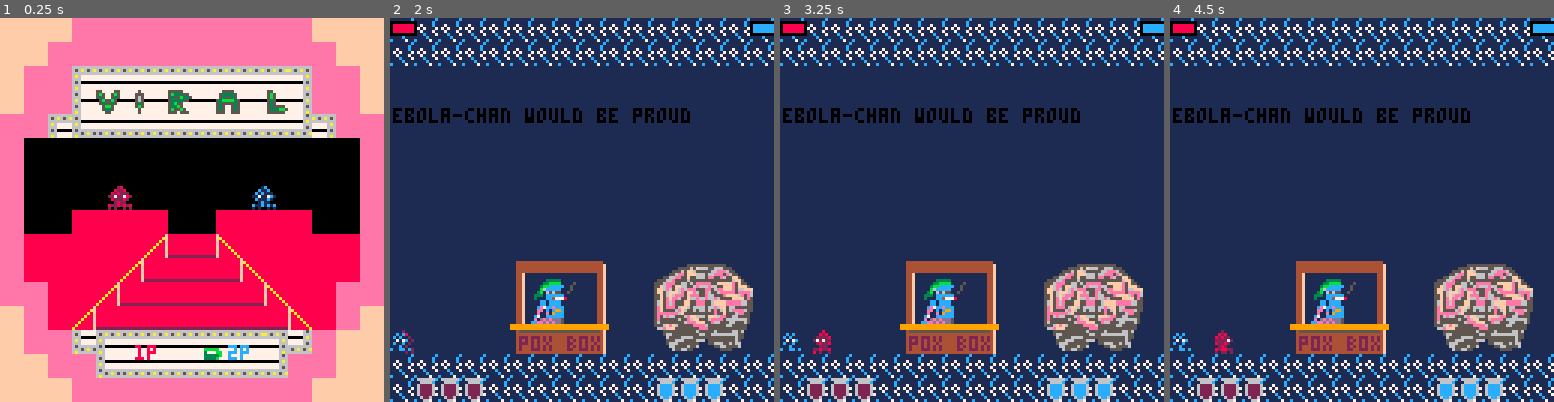
Above: before the commit, frames 1-4 (left to right).
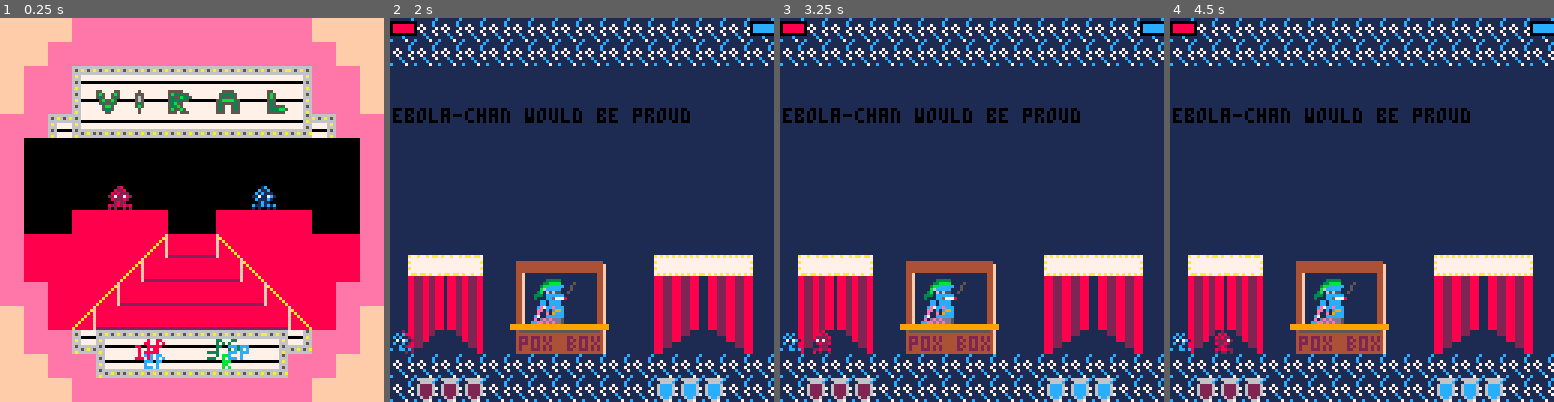
Above: after the commit, the same moments.

Repository: Von-dy/Game_Design_Final_Project
Game: PICO-8 cartridge boxes.p8
The game is run twice, just before and just after one commit, with the same random seed, the same clock (stepped at 60 frames per second) and the same inputs.
Inputs:
- Up to frame 1 (0.25 s): no input
- Up to frame 2 (2 s): tap X (X key) at 0.33, 1.07, 1.85 s; tap O (Z key) at 0.7, 1.7 s; hold Right from 1.6 s (still down)
- Up to frame 3 (3.25 s): release Right at 2.1 s; tap O (Z key) at 2.1, 2.5, 2.9 s; hold Up 2.15-2.42 s; hold Right 2.47-3.03 s; tap X (X key) at 2.97 s; hold Left from 3.08 s (still down)
- Up to frame 4 (4.5 s): tap O (Z key) at 3.3, 3.7, 4.1 s; release Left at 3.58 s; hold Down 3.63-3.97 s; hold Right from 4.02 s (still down); tap X (X key) at 4.08 s

The runs differ from the first frame. In frame 1, 0.8% of the frame differs, in the area x 37-94%, y 81-92%; in frame 2, 11%; in frame 3, 11%; in frame 4, 11%, in the area x 4-95%, y 61-88%.

Commit message:
added doors

Diff:
--- a/boxes.p8
+++ b/boxes.p8
@@ -296,7 +296,8 @@
  },
  { -- overworld
   {40, 79, 72, 111}, -- pox_box
-  {88, 79, 120, 111} -- next_boss
+  {88, 79, 120, 111}, -- next_boss
+  {6, 79, 30, 111}
  }
 }
 ------------------------------
@@ -320,7 +321,7 @@
  {132,241,241}, --stomach
  {136,138,224}, --lungs
  {140}, --brain
- {204, 140} --overworld
+ {204, 12, 12} --overworld
 }
 
 boss_anim_size_vecs={
@@ -328,7 +329,7 @@
  {v(32,32), v(8,8), v(8,8)},
  {v(16, 32), v(16, 32), v(8, 8)},
  {v(32, 32)},
- {v(32,32), v(32,32)}
+ {v(32,32), v(32,32), v(32,32)}
 }
 
 -----------------------------
@@ -2067,165 +2068,165 @@
 0000000000000000000000000000000000000000000000000000000000000000000000000000000000000000000000000000000000000000000000000000000001010100010100001010000010010001010100000101000000000101000000000101101000100100000000000000000001010101010100000000000000000000
 0000000000000000000000000000000000000000000000000000000000000000000000000000000000000000000000000000000000000000000000000000000000000000000000000000000000000000000000000000000000000000000000000000000000000000000000000000000000000000000000000000000000000000
 __map__
-292929292929292929292929292929297e7e7e5c5c5c5c5c5c5c5c5c5c7e7e7e4141414040414041404041404041404167666767666766676f666766676f6667786878687868786878687868786878685f5f00000000000000000000000000000000000000000000000000000000000000000000000000000000000000000000
-292929292929292929292929292929297e7e5c5c5c5c5c5c5c5c5c5c5c5c7e7e68686868686868686868686868686868666766676e676e6e676e6e6e66676e66786878787868786878686868786878685f5f00000000000000000000000000000000000000000000000000000000000000000000000000000000000000000000
-292929292929292929292929292929297e5c5cf2f3f3f3f3f3f3f3f3f65c5c7e6868686868686868686868686868686867676e6f6e6e6f6f6f6f6f6f6f6f676f786878687868786878787878786878685f5f00000000000000000000000000000000000000000000000000000000000000000000000000000000000000000000
-292929292929292929292929292929297e5c5cf4072a2b092b0a2b0bf55c5c7e68686868686868686868686868686868666e6f6f6f6f6e6e6e6e6e6f6f6f6766786878687868786878687868786878685f5f00000000000000000000000000000000000000000000000000000000000000000000000000000000000000000000
-292929292929292929292929292929295c5cf2f8f7f7f7f7f7f7f7f7f9f65c5c68686868686868686868686868686868676e6f7f7e7f7e7f7e7f7e7f7e7f676f787878687868786878787868787878685f5f00000000000000000000000000000000000000000000000000000000000000000000000000000000000000000000
+292929292929292929292929292929297777775c5c5c5c5c5c5c5c5c5c7777774141414040414041404041404041404167666767666766676f666766676f6667786878687868786878687868786878685f5f00000000000000000000000000000000000000000000000000000000000000000000000000000000000000000000
+2929292929292929292929292929292977775c5c5c5c5c5c5c5c5c5c5c5c77776868686868686868686868686868686866676667766776776776777666677666786878787868786878686868786878685f5f00000000000000000000000000000000000000000000000000000000000000000000000000000000000000000000
+29292929292929292929292929292929775c5cf2f3f3f3f3f3f3f3f3f65c5c77686868686868686868686868686868686767766f76776f6f6f6f6f6f6f6f676f786878687868786878787878786878685f5f00000000000000000000000000000000000000000000000000000000000000000000000000000000000000000000
+29292929292929292929292929292929775c5cf4072a2b092b0a2b0bf55c5c776868686868686868686868686868686866766f6f6f6f777776776e6f6f6f6766786878687868786878687868786878685f5f00000000000000000000000000000000000000000000000000000000000000000000000000000000000000000000
+292929292929292929292929292929295c5cf2f8f7f7f7f7f7f7f7f7f9f65c5c6868686868686868686868686868686867766f7f7e7f7e7f7e7f7e7f7e7f676f787878687868786878787868787878685f5f00000000000000000000000000000000000000000000000000000000000000000000000000000000000000000000
 2c2c2c2c2c2c2c2c2c2c2c2c2c2c29295c5f5f5f5f5f5f5f5f5f5f5f5f5f5f5c686868686868717171686868686868686f6f6e6f6e6f6e6f6e6f6e6f6e6f6f6f786878687868786878687868786878785f5f00000000000000000000000000000000000000000000000000000000000000000000000000000000000000000000
-292929292929292929292929292929295c5f5f5f5f5f5f5f5f5f5f5f5f5f5f5c686868686868686868686868686868686e7f7e7f7e7f7e7f7e7f7e7f7e7f6f6f787878687868787878687868787878685f5f00000000000000000000000000000000000000000000000000000000000000000000000000000000000000000000
+292929292929292929292929292929295c5f5f5f5f5f5f5f5f5f5f5f5f5f5f5c68686868686868686868686868686868777f7e7f7e7f7e7f7e7f7e7f7e7f6f6f787878687868787878687868787878685f5f00000000000000000000000000000000000000000000000000000000000000000000000000000000000000000000
 292929292929292929292929292929295c5f5f5f5f5f5f5f5f5f5f5f5f5f5f5c686868686868686868686868686868686e6f6e6f6e6f6e6f6e6f6e6f6e6f6e6f786868687868786878687868786878785f5f00000000000000000000000000000000000000000000000000000000000000000000000000000000000000000000
 292929292929292929292929292929295c5f5f5d5d5d5d5f5f5d5d5d5d5f5f5c686868686868686868686868686868686e6f6e6f6e6f6e6f6e6f6e6f6e6f6e6f786878787868787878687868786868685f5f00000000000000000000000000000000000000000000000000000000000000000000000000000000000000000000
 292929292929292929292929292929295c5d5d5d5d5d3a6a6a3b5d5d5d5d5d5c686868686868686868686868686868687e7f7e7f7e7f7e7f7e7f7e7f7e7f7e7f786878687868786878687868787878685f5f00000000000000000000000000000000000000000000000000000000000000000000000000000000000000000000
 292929292929292929292929292929295c5d5d5d5d3a6a6a6a6a3b5d5d5d5d5c707070686868686868686868686868686e6f6e6f6e6f6e6f6e6f6e6f6e6f6e6f786878787868786878687868786878685f5f00000000000000000000000000000000000000000000000000000000000000000000000000000000000000000000
 292929292929292929292929292929295c5c5d5d3a6a6a6a6a6a6a3b5d5d5c5c686868686868686868686868686868687e7f7e7f7e7f7e7f7e7f7e7f7e7f7e7f786878687878786878687868786878685f5f00000000000000000000000000000000000000000000000000000000000000000000000000000000000000000000
-292929292929292929292929292929297e5c5d3a6a6a6a6a6a6a6a6a3b5d5c7e686868686868686868686868686868687e7f7e7f7e7f7e7f7e7f7e7f7e7f7e7f786878687868786878687868786878685f5f00000000000000000000000000000000000000000000000000000000000000000000000000000000000000000000
-292929292929292929292929292929297e5c5cf8f2f3f3f3f3f3f3f6f95c7e7e686868686868686868686868686868684e4e4e6e6e6e6e4e4e4e4e6e6e6e4e4e786878687878786878687878786878685f5f00000000000000000000000000000000000000000000000000000000000000000000000000000000000000000000
-292929292929292929292929292929297e7e5c5cf8f7f7f7f7f7f7f95c5c7e7e404140414041404140414041404140415a5b5a474647465b5a5b464746475a5b786878687868786878687868786878685f5f00000000000000000000000000000000000000000000000000000000000000000000000000000000000000000000
-292929292929292929292929292929297e7e7e5c5c5c5c5c5c5c5c5c5c7e7e7e5051505150515051505150515051505156575657565756575657565756575657786878687868786878687878786878685f5f5f5f5f5f5f0000000000000000000000000000000000000000000000000000000000000000000000000000000000
-787878787878787878787878787878787e7e7e5c5c5c5c5c5c5c5c5c5c7e7e7e4444444444444444444444444444444400000000000000000000000000000000000000000000000000000000005f0000000000000000000000000000000000000000000000000000000000000000000000000000000000000000000000000000
-646564656564656465646464656464657e7e5c5c5c5c5c5c5c5c5c5c5c5c7e7e444444444444444444444444444444440000000000000000000000000000000000000000000000000000000000000000000000000000000000000000000000000000000000000000000000000000000000000000000000000000000000000000
-686868686868686868686868686868687e5c5cf2f3f3f3f3f3f3f3f3f65c5c7e787878787878787878787878787878780000000000000000000000000000000000000000000000000000000000000000000000000000000000000000000000000000000000000000000000000000000000000000000000000000000000000000
-686868686868686868686868686868687e5c5cf4072a2b092b0a2b0bf55c5c7e787878787878787878787878787878780000000000000000000000000000000000000000000000000000000000000000000000000000000000000000000000000000000000000000000000000000000000000000000000000000000000000000
-686868686868686868686868686868685c5cf2f8f7f7f7f7f7f7f7f7f9f65c5c787878787878787878787878787878780000000000000000000000000000000000000000000000000000000000000000000000000000000000000000000000000000000000000000000000000000000000000000000000000000000000000000
-686868686868686868686868686868685c5f5f5f5f5f5f5f5f5f5f5f5f5f5f5c787878787878787878787878787878780000000000000000000000000000000000000000000000000000000000000000000000000000000000000000000000000000000000000000000000000000000000000000000000000000000000000000
-686868686868686868686868686868685c5f5f5f5f5f5f5f5f5f5f5f5f5f5f5c787878787878787878787878787878780000000000000000000000000000000000000000000000000000000000000000000000000000000000000000000000000000000000000000000000000000000000000000000000000000000000000000
-686868686868686868686868686868685c5f5f5f5f5f5f5f5f5f5f5f5f5f5f5c787878787878787878787878787878780000000000000000000000000000000000000000000000000000000000000000000000000000000000000000000000000000000000000000000000000000000000000000000000000000000000000000
-686868686868686868686868686868685c5f5f5d5d5d5d5f5f5d5d5d5d5f5f5c787878787878787878787878787878780000000000000000000000000000000000000000000000000000000000000000000000000000000000000000000000000000000000000000000000000000000000000000000000000000000000000000
-686868686868686868686868686868685c5d5d5d5d5d3a6a6a3b5d5d5d5d5d5c787878787878787878787878787878780000000000000000000000000000000000000000000000000000000000000000000000000000000000000000000000000000000000000000000000000000000000000000000000000000000000000000
-686868686868686868686868686868685c5d5d5d5d3a6a6a6a6a3b5d5d5d5d5c787878787878787878787878787878780000000000000000000000000000000000000000000000000000000000000000000000000000000000000000000000000000000000000000000000000000000000000000000000000000000000000000
-686868686868686868686868686868685c5c5d5d3a6a6a6a6a6a6a3b5d5d5c5c787878787878787878787878787878780000000000000000000000000000000000000000000000000000000000000000000000000000000000000000000000000000000000000000000000000000000000000000000000000000000000000000
-686868686868686868686868686868687e5c5d3a6a6a6a6a6a6a6a6a3b5d5c7e787878787878787878787878787878780000000000000000000000000000000000000000000000000000000000000000000000000000000000000000000000000000000000000000000000000000000000000000000000000000000000000000
-686868686868686868686868686868687e5c5cf8f2f3f3f3f3f3f3f6f95c7e7e787878787878787878787878787878780000000000000000000000000000000000000000000000000000000000000000000000000000000000000000000000000000000000000000000000000000000000000000000000000000000000000000
-444444686868686868686868684444447e7e5c5cf8f7f7f7f7f7f7f95c5c7e7e444444444444444444444444444444440000000000000000000000000000000000000000000000000000000000000000000000000000000000000000000000000000000000000000000000000000000000000000000000000000000000000000
-444444686868686868686868684444447e7e7e5c5c5c5c5c5c5c5c5c5c7e7e7e444444444444444444444444444444440000000000000000000000000000000000000000000000000000000000000000000000000000000000000000000000000000000000000000000000000000000000000000000000000000000000000000
-…(130 lines of a section not shown)…
+29292929292929292929292929292929775c5d3a6a6a6a6a6a6a6a6a3b5d5c77686868686868686868686868686868687e7f7e7f7e7f7e7f7e7f7e7f7e7f7e7f786878687868786878687868786878685f5f00000000000000000000000000000000000000000000000000000000000000000000000000000000000000000000
+29292929292929292929292929292929775c5cf8f2f3d5f3f3d7f3f6f95c5c77686868686868686868686868686868684e4e4e6e6e6e6e4e4e4e4e6e6e6e4e4e786878687878786878687878786878685f5f00000000000000000000000000000000000000000000000000000000000000000000000000000000000000000000
+2929292929292929292929292929292977775c5cf8f7d6f7f7d8f7f95c5c7777404140414041404140414041404140415a5b5a474647465b5a5b464746475a5b786878687868786878687868786878685f5f00000000000000000000000000000000000000000000000000000000000000000000000000000000000000000000
+292929292929292929292929292929297777775c5c5c5c5c5c5c5c5c5c7777775051505150515051505150515051505156575657565756575657565756575657786878687868786878687878786878685f5f5f5f5f5f5f0000000000000000000000000000000000000000000000000000000000000000000000000000000000
+787878787878787878787878787878784a4a4a4a4a4a4a4a4a4a4a4a4a4a4a4a4444444444444444444444444444444400000000000000000000000000000000000000000000000000000000005f0000000000000000000000000000000000000000000000000000000000000000000000000000000000000000000000000000
+646564656564656465646464656464654a4a4a4a4a4a4a4a4a4a4a4a4a4a4a4a444444444444444444444444444444440000000000000000000000000000000000000000000000000000000000000000000000000000000000000000000000000000000000000000000000000000000000000000000000000000000000000000
+686868686868686868686868686868684a4a4a4a4a4a4a4a4a4a4a4a4a4a4a4a787878787878787878787878787878780000000000000000000000000000000000000000000000000000000000000000000000000000000000000000000000000000000000000000000000000000000000000000000000000000000000000000
+686868686868686868686868686868684a4a4a4a4a4a4a4a4a4a4a4a4a4a4a4a787878787878787878787878787878780000000000000000000000000000000000000000000000000000000000000000000000000000000000000000000000000000000000000000000000000000000000000000000000000000000000000000
+686868686868686868686868686868684a4a4a4a4a4a4a4a4a4a4a4a4a4a4a4a787878787878787878787878787878780000000000000000000000000000000000000000000000000000000000000000000000000000000000000000000000000000000000000000000000000000000000000000000000000000000000000000
+686868686868686868686868686868684a4a4a4a4a4a4a4a4a4a4a4a4a4a4a4a787878787878787878787878787878780000000000000000000000000000000000000000000000000000000000000000000000000000000000000000000000000000000000000000000000000000000000000000000000000000000000000000
+686868686868686868686868686868684a4a4a4a4a4a4a4a4a4a4a4a4a4a4a4a787878787878787878787878787878780000000000000000000000000000000000000000000000000000000000000000000000000000000000000000000000000000000000000000000000000000000000000000000000000000000000000000
+686868686868686868686868686868684a4a4a4a4a4a4a4a4a4a4a4a4a4a4a4a787878787878787878787878787878780000000000000000000000000000000000000000000000000000000000000000000000000000000000000000000000000000000000000000000000000000000000000000000000000000000000000000
+686868686868686868686868686868684a4a4a4a4a4a4a4a4a4a4a4a4a4a4a4a787878787878787878787878787878780000000000000000000000000000000000000000000000000000000000000000000000000000000000000000000000000000000000000000000000000000000000000000000000000000000000000000
+686868686868686868686868686868684a4a4a4a4a4a4a4a4a4a4a4a4a4a4a4a787878787878787878787878787878780000000000000000000000000000000000000000000000000000000000000000000000000000000000000000000000000000000000000000000000000000000000000000000000000000000000000000
+686868686868686868686868686868684a4a4a4a4a4a4a4a4a4a4a4a4a4a4a4a787878787878787878787878787878780000000000000000000000000000000000000000000000000000000000000000000000000000000000000000000000000000000000000000000000000000000000000000000000000000000000000000
+686868686868686868686868686868684a4a4a4a4a4a4a4a4a4a4a4a4a4a4a4a787878787878787878787878787878780000000000000000000000000000000000000000000000000000000000000000000000000000000000000000000000000000000000000000000000000000000000000000000000000000000000000000
+686868686868686868686868686868684a4a4a4a4a4a4a4a4a4a4a4a4a4a4a4a787878787878787878787878787878780000000000000000000000000000000000000000000000000000000000000000000000000000000000000000000000000000000000000000000000000000000000000000000000000000000000000000
+686868686868686868686868686868684a4a4a4a4a4a4a4a4a4a4a4a4a4a4a4a787878787878787878787878787878780000000000000000000000000000000000000000000000000000000000000000000000000000000000000000000000000000000000000000000000000000000000000000000000000000000000000000
+444444686868686868686868684444444a4a4a4a4a4a4a4a4a4a4a4a4a4a4a4a444444444444444444444444444444440000000000000000000000000000000000000000000000000000000000000000000000000000000000000000000000000000000000000000000000000000000000000000000000000000000000000000
+444444686868686868686868684444444a4a4a4a4a4a4a4a4a4a4a4a4a4a4a4a444444444444444444444444444444440000000000000000000000000000000000000000000000000000000000000000000000000000000000000000000000000000000000000000000000000000000000000000000000000000000000000000
+…(130 lines of a section not shown)…
Not shown, changed: 69 lines of the sprite sheet (__gfx__) section of boxes.p8
Not shown, changed: the music (__music__) section of boxes.p8
Not shown, changed: the sound effects (__sfx__) section of boxes.p8
